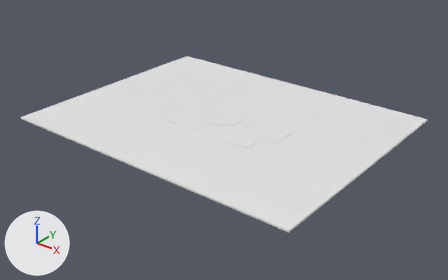
Two versions of the OBJ model Whitebox Project/Assets/stadium.obj, one commit apart.
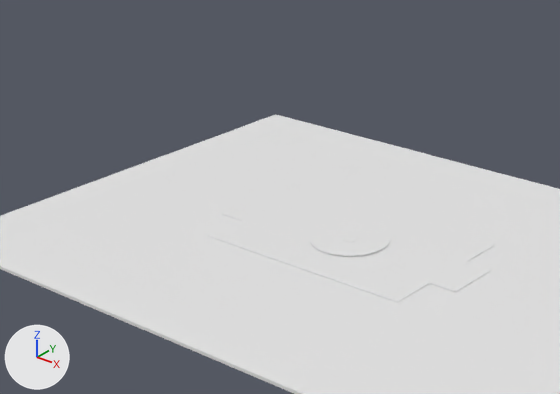
Each version appears first whole from a 50 mm lens placed at (122.1, -152.2, 94.0), pointed at (3.1, -3.5, 1.8), and next in a close-up on the part from 12% to 73% of the width and 0% to 69% of the height. Every picture has the same lights, and +X, +Y and +Z are marked at lower left. Where no turn or scale is listed for an object, it has been applied to the vertices.
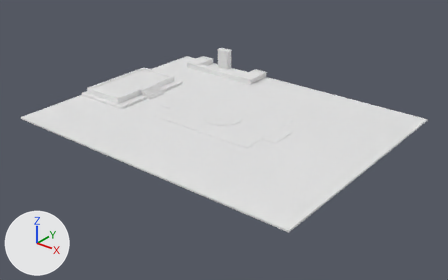
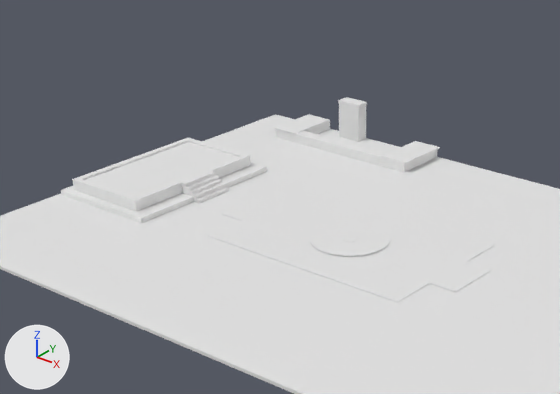
Pixel boxes [x1, y1, x2, y2] of what changed, in the close-ups (560 x 394 px):
'Cube.001', added: after [61, 138, 267, 223]
'Cube', added: after [274, 114, 440, 172]
'Cube.003', added: after [338, 97, 367, 142]
'Cube.002', added: after [181, 171, 229, 203]

The change, as a diff of the scene's bpy script:
```diff
--- a/Whitebox Project/Assets/stadium.obj.py
+++ b/Whitebox Project/Assets/stadium.obj.py
@@ me_cube_003 @@
+me_cube_003.from_pydata(...)  # 30 vertices, 28 faces; spans x -35.22..-29.96, y 40.11..42.86, z 7.77..15.52
@@ me_cube_002 @@
+me_cube_002.from_pydata(...)  # 30 vertices, 21 faces; spans x -35.98..-31.7, y -3.85..3.85, z 7.77..10.76
@@ me_cube_001 @@
+me_cube_001.from_pydata(...)  # 64 vertices, 62 faces; spans x -54.4..-33.1, y -16.6..15.8, z 7.8..10.8
@@ me_cube @@
+me_cube.from_pydata(...)  # 58 vertices, 56 faces; spans x -45.4..-11.8, y 31.6..42.9, z 7.8..9.9
@@ ob_cube_003 @@
+ob_cube_003 = bpy.data.objects.new('Cube.003', me_cube_003)
+ob_cube_003.location = (0.0, 0.0, 0.0)
@@ ob_cube_002 @@
+ob_cube_002 = bpy.data.objects.new('Cube.002', me_cube_002)
+ob_cube_002.location = (0.0, 0.0, 0.0)
@@ ob_cube_001 @@
+ob_cube_001 = bpy.data.objects.new('Cube.001', me_cube_001)
+ob_cube_001.location = (0.0, 0.0, 0.0)
@@ ob_cube @@
+ob_cube = bpy.data.objects.new('Cube', me_cube)
+ob_cube.location = (0.0, 0.0, 0.0)
```
